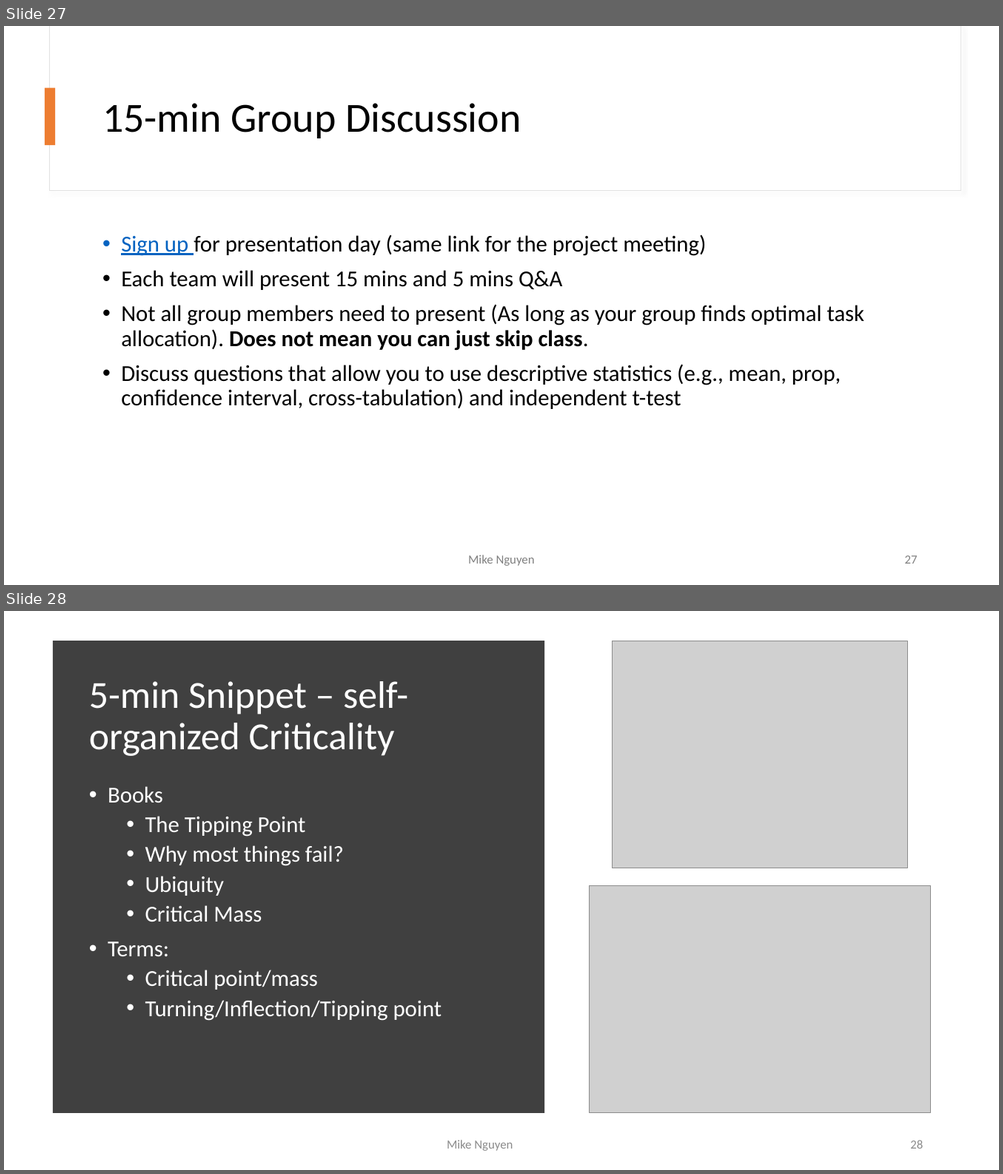
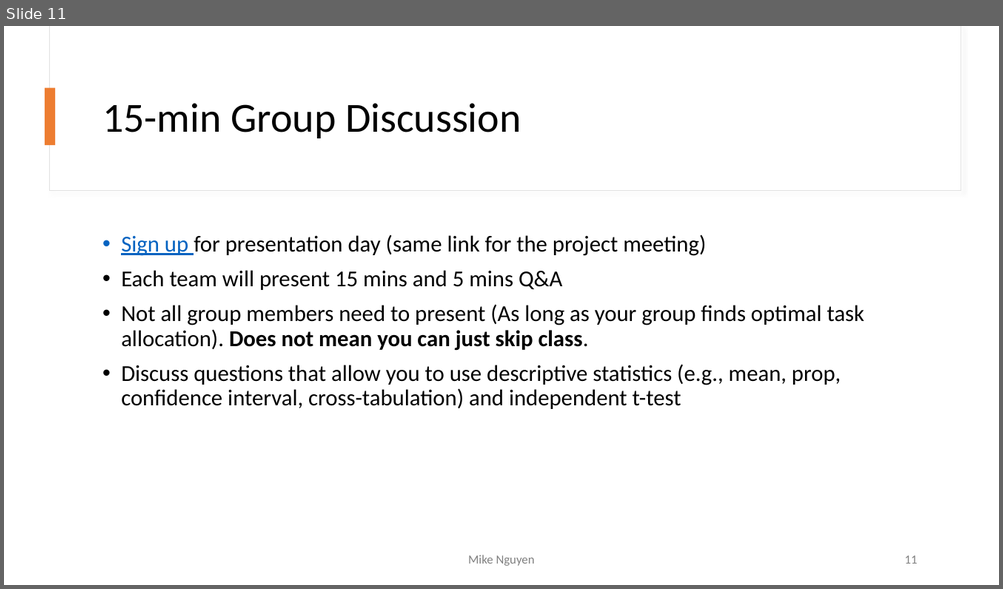
Before and after one commit to mikenguyen13/mar4050, a slide deck: lectures/10/2_Research Presentation.pptx. Shown one above the other, each under a label of ours: slides 27 and 28 before the commit, slide 11 after it. The pictures are 1003x1174 and 1003x589 pixels, drawn with LibreOffice and Linux fonts; fonts in the diff are those of the drawing; grey boxes stand for pictures. Boxes give left, top, right and bottom in pixels: in the first picture for what was removed or moved away, otherwise in the second. Text is boxed around its words. In the diff, an @@ line names an element or a change of style, - is before the commit and + after.

```diff
--- a/lectures/10/2_Research Presentation.pptx
+++ b/lectures/10/2_Research Presentation.pptx
@@ slide 28 removed at [4, 611, 999, 1170], background #FFFFFF @@
@@ rectangle removed at [53, 641, 544, 1114] @@
@@ picture removed at [612, 641, 908, 869] @@
@@ title removed at [89, 681, 408, 756] @@
-5-min Snippet – self-organized Criticality
@@ text removed at [108, 786, 442, 1021] @@
-• Books
-  • The Tipping Point
-  • Why most things fail?
-  • Ubiquity
-  • Critical Mass
-• Terms:
-  • Critical point/mass
-  • Turning/Inflection/Tipping point
@@ picture removed at [589, 886, 930, 1113] @@
@@ text removed at [447, 1140, 512, 1151] @@
-Mike Nguyen
@@ page number removed at [910, 1140, 922, 1149] @@
-28
@@ what was slide 27 is now slide 11 @@
@@ page number at [905, 556, 917, 564]: text changed @@
-27
+11
```
Also in this commit, not shown: 16 other slides removed, 8 other files.
